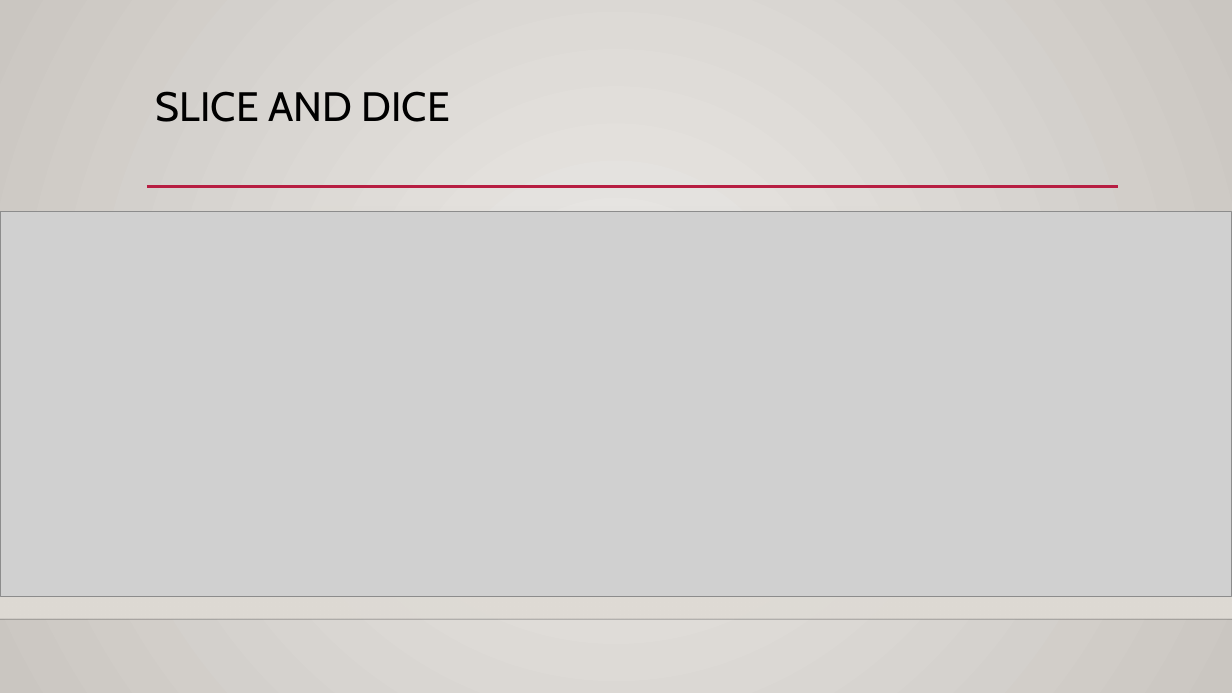
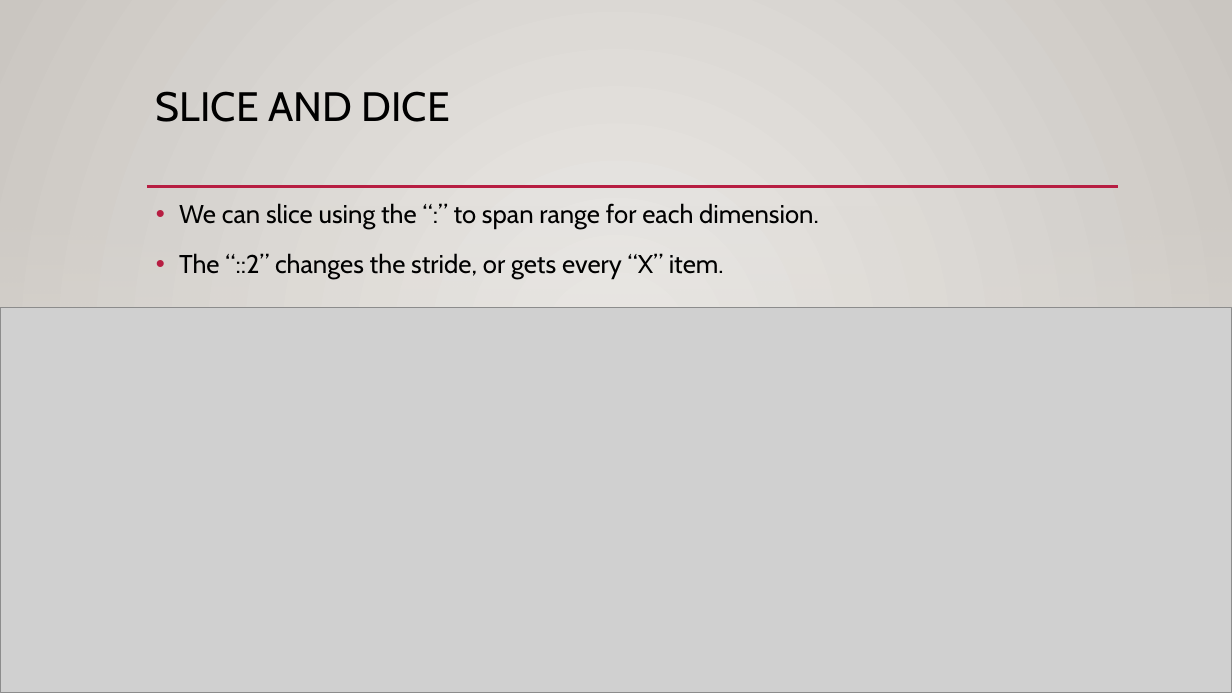
Before and after one commit to okohnkay/Programming_Basics_for_ML, a slide deck: slide 16 of course_material/slides/013_arrays.pptx (slide 14 before the commit). Drawn at 1232x693 pixels with LibreOffice and Linux fonts; fonts in the diff are those of the drawing; grey boxes stand for pictures; background and template pictures are left out. Boxes give left, top, right and bottom in pixels: in the first picture for what was removed or moved away, otherwise in the second. Text is boxed around its words. In the diff, an @@ line names an element or a change of style, - is before the commit and + after.

```diff
--- a/course_material/slides/013_arrays.pptx
+++ b/course_material/slides/013_arrays.pptx
@@ text added at [179,203,819,279], 20 pt, text #000000 @@
+• We can slice using the “:” to span range for each dimension.
+• The “::2” changes the stride, or gets every “X” item.
@@ picture: place and size @@
-picture at [0,211,1232,596]
+picture at [0,308,1232,693]
```
Also in this commit, not shown: 3 other slides changed, 3 slides added.
